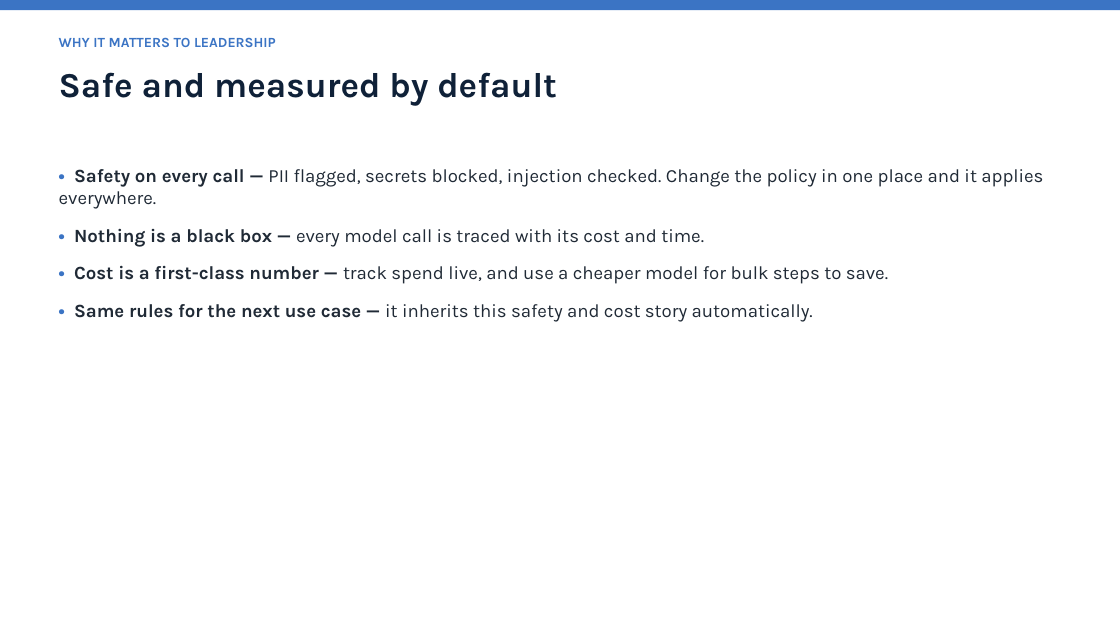
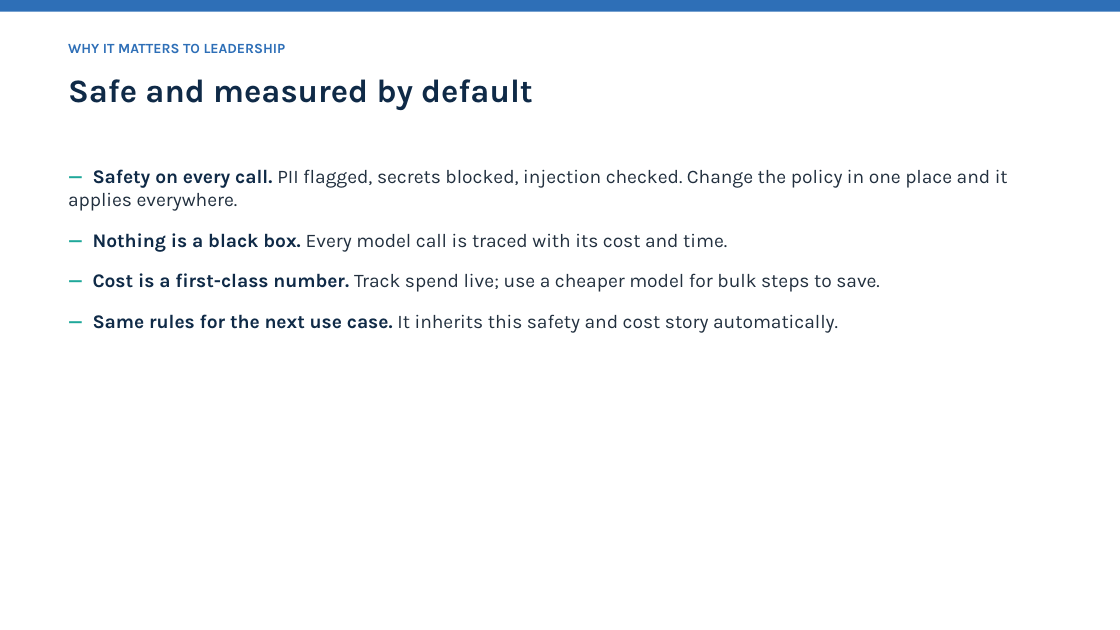
Before and after one commit to shyamanugu/LLMOps, a slide deck: slide 10 of usecases/ai_pipeline 2/deck/AI_Pipeline_LLMOps.pptx (slide 8 before the commit). Drawn at 1120x630 pixels with LibreOffice and Linux fonts; fonts in the diff are those of the drawing. Boxes give left, top, right and bottom in pixels: in the first picture for what was removed or moved away, otherwise in the second. Text is boxed around its words. In the diff, an @@ line names an element or a change of style, - is before the commit and + after.

```diff
--- a/usecases/ai_pipeline 2/deck/AI_Pipeline_LLMOps.pptx
+++ b/usecases/ai_pipeline 2/deck/AI_Pipeline_LLMOps.pptx
@@ rectangle at [0, 0, 1120, 12]: fill #3B74C4 to #2E6FB7 @@
@@ text "WHY IT MATTERS TO LEADERSHIP": place and size @@
-text "WHY IT MATTERS TO LEADERSHIP" at [59, 37, 276, 47]
+text "WHY IT MATTERS TO LEADERSHIP" at [68, 43, 286, 53]
@@ text "WHY IT MATTERS TO LEADERSHIP" at [68, 43, 286, 53]: text colour #3B74C4 to #2E6FB7 @@
@@ text "Safe and measured by default": place and size @@
-text "Safe and measured by default" at [59, 72, 557, 106]
+text "Safe and measured by default" at [68, 79, 533, 110]
@@ text "Safe and measured by default" at [68, 79, 533, 110]: size 30 to 28 pt, text colour #0F2138 to #0F2A47 @@
@@ text at [68, 169, 1008, 333]: text changed; size 16 to 16.5 pt; text colour #202A36 to #22303F @@
-• Safety on every call — PII flagged, secrets blocked, injection checked. Change the policy in one place and it applies everywhere.
-• Nothing is a black box — every model call is traced with its cost and time.
-• Cost is a first-class number — track spend live, and use a cheaper model for bulk steps to save.
-• Same rules for the next use case — it inherits this safety and cost story automatically.
+— Safety on every call. PII flagged, secrets blocked, injection checked. Change the policy in one place and it applies everywhere.
+— Nothing is a black box. Every model call is traced with its cost and time.
+— Cost is a first-class number. Track spend live; use a cheaper model for bulk steps to save.
+— Same rules for the next use case. It inherits this safety and cost story automatically.
```
Also in this commit, not shown: 8 other slides changed, 3 slides added, 1 slide removed, 1 other file.
